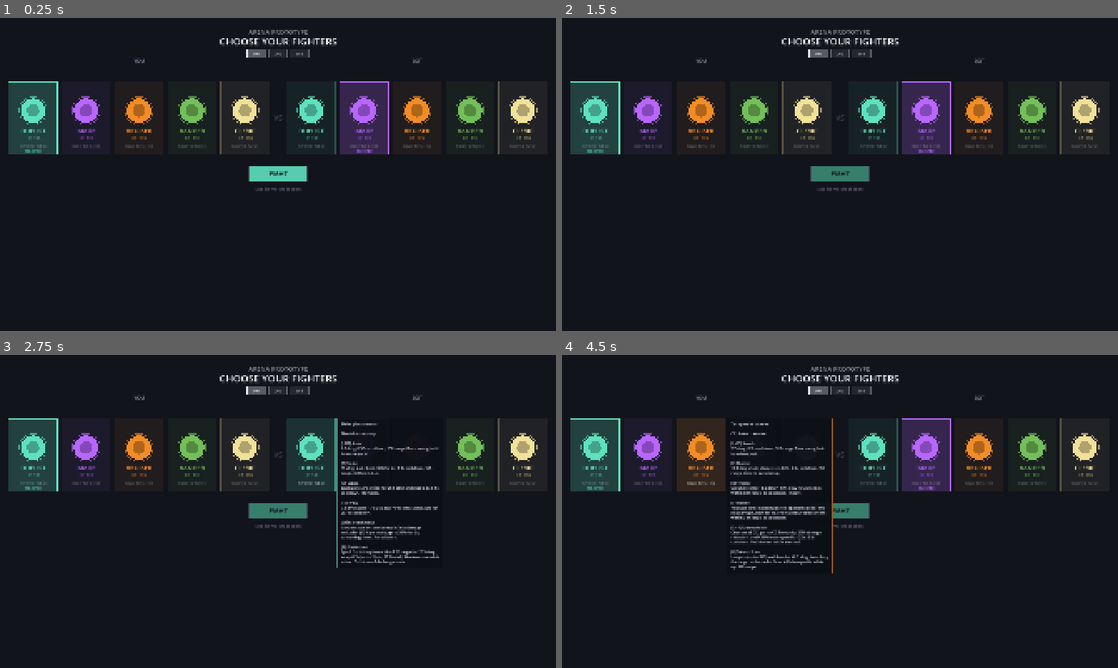
Above: before the commit, frames 1-4 (two rows, left to right).
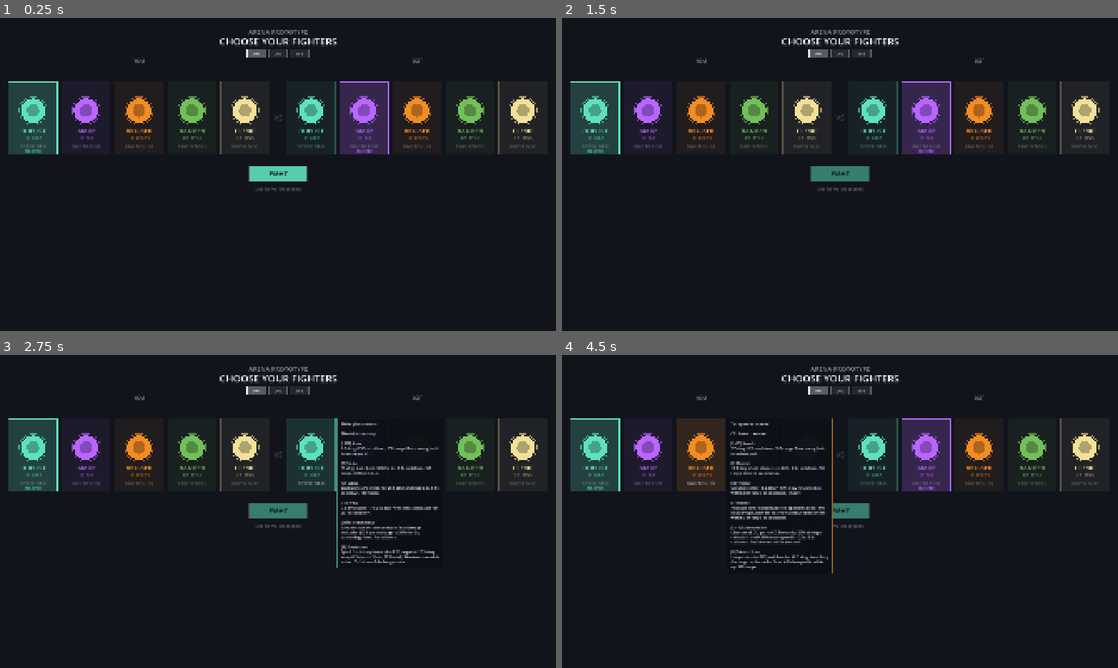
Above: after the commit, the same moments.

Repository: johnWard12/arena-game-godot
Game: Godot game, scene res://scenes/CharSelect.tscn
The game is run twice, just before and just after one commit, with the same random seed, the same clock (stepped at 60 frames per second) and the same inputs.
Inputs (mouse positions are in pixels of both pictures, inside the frame that each line leads up to):
- Up to frame 1 (0.25 s): no input
- Up to frame 2 (1.5 s): tap Enter at 0.5 s; move the mouse to (962, 158) at 0.52 s; hold D 0.53-1.25 s; tap Backspace at 0.6 s; click (962, 158) at 0.67 s; tap Space at 0.77, 1.25 s; drag from (728, 190) to (812, 237) at 1.27 s
- Up to frame 3 (2.75 s): tap Enter at 2 s; move the mouse to (333, 442) at 2.02 s; hold D from 2.03 s (still down); tap E at 2.1 s; tap Backspace at 2.3 s
- Up to frame 4 (4.5 s): release D at 2.75 s; tap Space at 2.75, 3.77, 4.25 s; drag from (812, 574) to (673, 464) at 2.77 s; tap Enter at 3.5 s; move the mouse to (1006, 558) at 3.52 s; hold A 3.53-4.25 s; tap F at 3.6 s; tap Backspace at 3.8 s; drag from (673, 464) to (756, 433) at 4.27 s

The runs differ from the first frame. In frame 1, 0.2% of the frame differs, in the area x 4-96%, y 37-39%; in frame 2, 0.2%; in frame 3, 0.2%; in frame 4, 0.1%.

Commit message:
Scale all classes' HP +35% (damage unchanged) to soften team-fight burst
Duelist 150->202.5, Mage 120->162, Bruiser 165->222.75, Ranger 130->175.5,
Cleric 130->175.5. Damage numbers untouched on purpose: with 2-3 attackers
able to land abilities on one target simultaneously in 2v2/3v3 (and no
global cooldown), a coordinated burst could already deal 150-230+ damage
in a couple seconds against 120-165 HP targets — a near-instant kill with
no counterplay window. Proportionally scaling HP and damage together
wouldn't fix that (the ratio of burst-to-HP is unchanged either way);
growing HP alone directly increases how much of a target's health any
given burst window represents.

Validated (40 matches/pairing, 150s cap, 1v1 + team comps) — results are
mixed and reveal two things this single change didn't account for:

1. Mage/Ranger's 1v1 win rates cratered (Mage 15.2%->5.9%, Ranger
   2.3%->0.6%), but this looks like a measurement artifact, not a real
   balance regression: their kiting/attrition-style matchups were already
   close to the 150s cap before this change, and more HP to chew through
   pushed several of them (Mage vs Cleric, Ranger vs Ranger/Cleric) into
   ~100% draws. The cap is now the binding constraint for those matchups,
   not the classes' actual strength.
2. The core team-fight thesis holds in 2v2 (Cleric+Bruiser vs Bruiser+
   Bruiser improved 16.7% -> 27.5%) but reversed in 3v3 (Cleric+Bruiser+
   Bruiser vs Bruiser+Bruiser+Bruiser dropped 21.7% -> 12.5%). Likely
   cause: Cleric's healing numbers (Mending Light, Consecrate, Purify HoT)
   were NOT scaled alongside max_hp, so healing throughput as a percentage
   of the now-larger HP pools went DOWN — weakening the Cleric exactly in
   the longer attrition wars this change made more common.

Both findings need a follow-up decision (extend the match cap further,
and/or scale Cleric's healing numbers to match the new HP pools) before
drawing firm conclusions from further sims.

Co-Authored-By: Claude Sonnet 5 <noreply@anthropic.com>

Diff:
--- a/godot_project/scripts/BruiserEntity.gd
+++ b/godot_project/scripts/BruiserEntity.gd
@@ -1,7 +1,7 @@
 extends "res://scripts/Entity.gd"
 class_name BruiserEntity
 
-const BRUISER_MAX_HP     = 165.0
+const BRUISER_MAX_HP     = 222.75
 const BRUISER_MAX_SPEED  = 370.0
 const BRUISER_ACCEL      = 2800.0
 const BRUISER_FRICTION   = 1400.0
--- a/godot_project/scripts/CharSelect.gd
+++ b/godot_project/scripts/CharSelect.gd
@@ -46,7 +46,7 @@
 		"label": "DUELIST",
 		"color": MELEE_COLOR,
 		"key":   "melee",
-		"hp":    "HP  150",
+		"hp":    "HP  202.5",
 		"lines": ["Melee glass cannon.", "Blood-lust on parry.", "", "Auto       LMB", "Strike     E", "Lunge      Q", "Throw      F", "Iron Resolve Shift", "Bladestorm R"],
 		"ability_descs": [
 			"6.5 dmg. 0.55s cooldown, 150 range. Basic swing, hold to auto-repeat.",
@@ -61,7 +61,7 @@
 		"label": "MAGE",
 		"color": RANGED_COLOR,
 		"key":   "ranged",
-		"hp":    "HP  120",
+		"hp":    "HP  162",
 		"lines": ["Ranged burst mage.", "Kite and punish.", "", "Auto Shot  LMB", "Bolt       E", "Burst      Q", "Arcane Fan F", "Barrier    Shift", "Void Collapse R"],
 		"ability_descs": [
 			"6.75 dmg bolt. 0.75s cooldown. Basic shot, hold to auto-repeat.",
@@ -76,7 +76,7 @@
 		"label": "BRUISER",
 		"color": BRUISER_COLOR,
 		"key":   "bruiser",
-		"hp":    "HP  165",
+		"hp":    "HP  222.75",
 		"lines": ["Tanky melee brawler.", "CC chains + survive.", "", "Smash      LMB", "Shatter    E", "Tremor     Q", "Warcry     F", "Unbreakable Shift", "Seismic Slam R"],
 		"ability_descs": [
 			"2.7 dmg. 0.7s cooldown, 167 range. Basic swing, hold to auto-repeat.",
@@ -91,7 +91,7 @@
 		"label": "RANGER",
 		"color": RANGER_COLOR,
 		"key":   "ranger",
-		"hp":    "HP  130",
+		"hp":    "HP  175.5",
 		"lines": ["Mobile skirmisher.", "Kite, snare, vanish.", "", "QuickShot  LMB", "Pierce     E", "Snare      Q", "Disengage  F", "Camouflage Shift", "Rain of Arrows R"],
 		"ability_descs": [
 			"7.5 dmg. 0.5s cooldown. Landing shots builds Momentum: +4% move speed per stack (up to 5), resets on a miss.",
@@ -106,7 +106,7 @@
 		"label": "CLERIC",
 		"color": CLERIC_COLOR,
 		"key":   "cleric",
-		"hp":    "HP  130",
+		"hp":    "HP  175.5",
 		"lines": ["Team support/healer.", "Protects & empowers allies.", "", "Smite      LMB", "Mending    E", "Consecrate Q", "Purify     F", "Guardian Ward Shift", "Guardian's Bond R"],
 		"ability_descs": [
 			"6 dmg holy bolt. 0.6s cooldown. Builds combo stacks (boosts your healing, not damage).",
--- a/godot_project/scripts/ClericEntity.gd
+++ b/godot_project/scripts/ClericEntity.gd
@@ -4,7 +4,7 @@
 # threat alone. Every ally-targeted ability falls back to self when no
 # ally is close enough (or in 1v1, ever), via get_lowest_hp_ally().
 
-const CLERIC_MAX_HP = 130.0
+const CLERIC_MAX_HP = 175.5
 
 # LMB — Smite: fast holy bolt poke, builds combo stacks on hit
 const SMITE_CD     = 0.6
--- a/godot_project/scripts/Entity.gd
+++ b/godot_project/scripts/Entity.gd
@@ -122,8 +122,8 @@
 var lunge_speed := 0.0
 var lunge_reach := 0.0
 
-var hp := 150.0
-var max_hp := 150.0
+var hp := 202.5
+var max_hp := 202.5
 var alive := true
 
 var casting = null
--- a/godot_project/scripts/RangedEntity.gd
+++ b/godot_project/scripts/RangedEntity.gd
@@ -2,7 +2,7 @@
 class_name RangedEntity
 
 # Ranged-specific constants
-const RANGED_MAX_HP = 120.0
+const RANGED_MAX_HP = 162.0
 
 const RPROJ_SPEED  = 1360.0
 const RPROJ_RADIUS = 28.0
--- a/godot_project/scripts/RangerEntity.gd
+++ b/godot_project/scripts/RangerEntity.gd
@@ -5,7 +5,7 @@
 # via the highest move speed in the roster, a snare that punishes
 # predictable pathing, a recoiling peel shot, and a stealth escape.
 
-const RANGER_MAX_HP    = 130.0
+const RANGER_MAX_HP    = 175.5
 # Trimmed slightly from 465 — still the fastest kit in the roster, just a
 # little less untouchable while also doing less damage (see below).
 const RANGER_MAX_SPEED = 445.0
